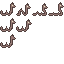
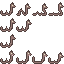
Layer changes from the first 64px x 64px image to the second:
added group "Row4" with 4 layers above "Screenshot 2024-10-05 111156" over [0, 50, 64, 64]
added layer "1" (4th of 4, in "Row4") in group "Row4" over [0, 50, 15, 64]
added layer "1 copy 2" in group "Row4" over [16, 50, 32, 64]
added layer "1 copy 3" in group "Row4" over [32, 51, 48, 64]
added layer "1 copy 4" in group "Row4" over [48, 52, 64, 64]
